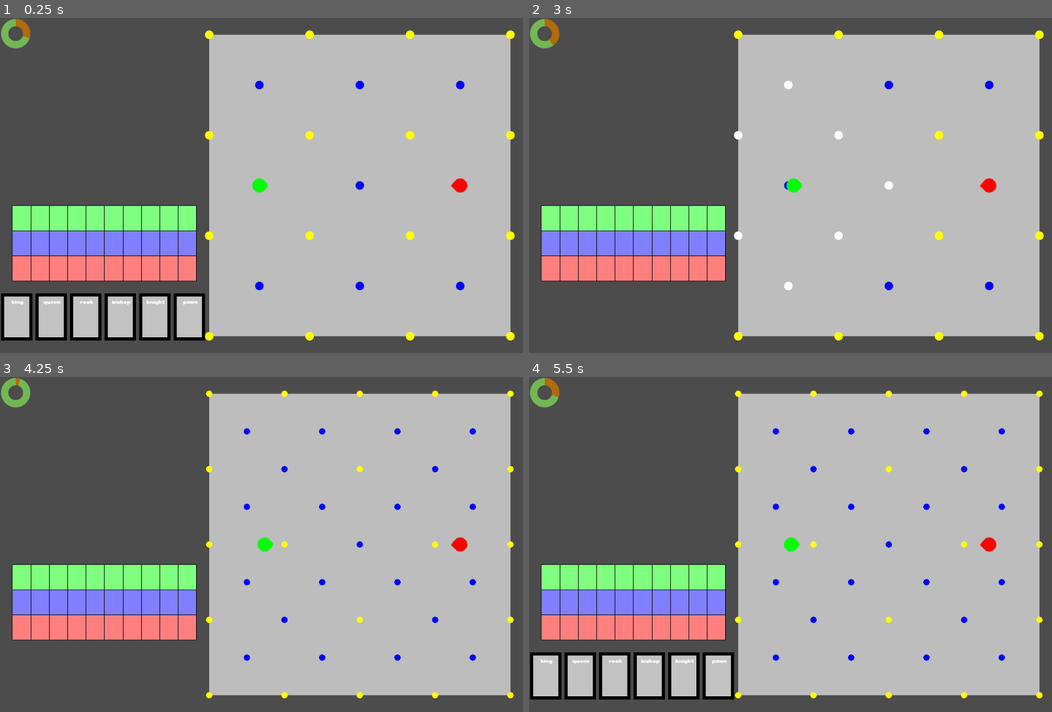
Above: before the commit, frames 1-4 (two rows, left to right).
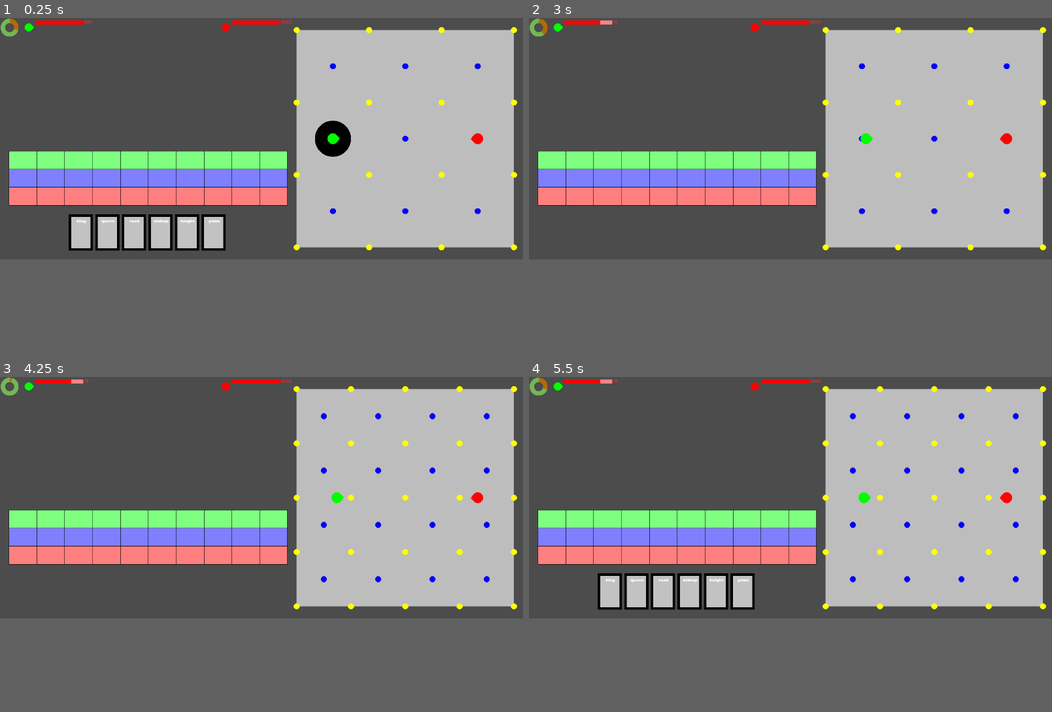
Above: after the commit, the same moments.

Repository: Pe3Hu/kanikani
Game: Godot game, scene res://scenes/Game.tscn
Two runs of this game, one before a commit and one after it. Both use one fixed random seed, a clock stepped at 60 frames per second and the inputs below.
Inputs (mouse positions are in pixels of both pictures, inside the frame that each line leads up to):
- Up to frame 1 (0.25 s): no input
- Up to frame 2 (3 s): click (544, 316) at 0.52 s; tap Enter at 1.25, 2.75 s; move the mouse to (905, 168) at 1.27 s; hold D 1.28-2.03 s; tap Q at 1.35 s; click (905, 168) at 1.42 s; tap Space at 2 s; move the mouse to (685, 202) at 2.02 s; hold S 2.03-2.78 s; tap E at 2.1 s; move the mouse to (842, 111) at 2.77 s; hold D from 2.78 s (still down); tap 1 at 2.85 s
- Up to frame 3 (4.25 s): tap Space at 3.5 s; move the mouse to (235, 611) at 3.52 s; release D at 3.53 s; hold W from 3.53 s (still down); tap Q at 3.6 s; click (235, 611) at 3.67 s
- Up to frame 4 (5.5 s): move the mouse to (947, 594) at 4.27 s; release W at 4.28 s; hold A from 4.28 s (still down); tap E at 4.35 s; move the mouse to (633, 494) at 5.02 s; tap 1 at 5.1 s
In our replay, the window is 800x512 before the commit and 800x369 after it. These sizes can differ from the game's own. Grey fills any space a smaller window leaves; there, only what the larger window draws over its background counts as a difference.

The runs differ from the first frame. In frame 1, 39% of the frame differs, in the area x 0-100%, y 0-100%; in frame 2, 42%; in frame 3, 42%; in frame 4, 39%.

Commit message:
update version 0.0051
1. dancer ui bars added
2. dot center color bug fixed

Diff:
--- a/project.godot
+++ b/project.godot
@@ -24,8 +24,7 @@
 
 [display]
 
-window/size/width=1000
-window/size/height=640
+window/size/width=1300
 
 [physics]
 
--- a/scenes/Dancer.tscn
+++ b/scenes/DancerMap.tscn
@@ -1,9 +1,9 @@
 [gd_scene load_steps=3 format=2]
 
 [ext_resource path="res://assets/dancer.png" type="Texture" id=1]
-[ext_resource path="res://Dancer.gd" type="Script" id=2]
+[ext_resource path="res://scripts/DancerMap.gd" type="Script" id=2]
 
-[node name="Dancer" type="Area2D"]
+[node name="DancerMap" type="Area2D"]
 script = ExtResource( 2 )
 
 [node name="Sprite" type="Sprite" parent="."]
--- /dev/null
+++ b/scenes/DancerUI.tscn
@@ -0,0 +1,82 @@
+[gd_scene load_steps=6 format=2]
+
+[ext_resource path="res://assets/dancer.png" type="Texture" id=1]
+[ext_resource path="res://assets/fonts/ALBA____.TTF" type="DynamicFontData" id=2]
+[ext_resource path="res://assets/bars/bar_120_10.png" type="Texture" id=3]
+[ext_resource path="res://scripts/DancerUI.gd" type="Script" id=4]
+
+[sub_resource type="DynamicFont" id=1]
+size = 10
+use_filter = true
+extra_spacing_space = 4
+font_data = ExtResource( 2 )
+
+[node name="DancerUI" type="Node2D"]
+script = ExtResource( 4 )
+
+[node name="Sprite" type="Sprite" parent="."]
+position = Vector2( 1, 1 )
+scale = Vector2( 0.75, 0.75 )
+texture = ExtResource( 1 )
+
+[node name="BarHealth" type="TextureProgress" parent="."]
+margin_left = 17.0
+margin_top = -17.0
+margin_right = 137.0
+margin_bottom = -7.0
+value = 100.0
+texture_under = ExtResource( 3 )
+texture_progress = ExtResource( 3 )
+tint_under = Color( 0.996078, 0.521569, 0.521569, 1 )
+tint_over = Color( 0.741176, 0.282353, 0.282353, 1 )
+tint_progress = Color( 1, 0.0117647, 0.0117647, 1 )
+
+[node name="LabelHealth" type="Label" parent="."]
+modulate = Color( 1, 0.152941, 0.152941, 1 )
+margin_left = 139.0
+margin_top = -20.0
+margin_right = 153.0
+margin_bottom = -3.0
+custom_fonts/font = SubResource( 1 )
+text = "199"
+
+[node name="BarResource" type="TextureProgress" parent="."]
+visible = false
+margin_left = 17.0
+margin_top = -5.0
+margin_right = 137.0
+margin_bottom = 5.0
+texture_under = ExtResource( 3 )
+texture_progress = ExtResource( 3 )
+tint_over = Color( 0, 0, 0, 1 )
+
+[node name="LabelResource" type="Label" parent="."]
+visible = false
+modulate = Color( 0.0431373, 0.0431373, 0.0431373, 1 )
+margin_left = 140.0
+margin_top = -4.0
+margin_right = 154.0
+margin_bottom = 5.0
+custom_fonts/font = SubResource( 1 )
+text = "199"
+
+[node name="BarUltimate" type="TextureProgress" parent="."]
+visible = false
+modulate = Color( 1, 1, 0, 1 )
+margin_left = 17.0
+margin_top = 7.0
+margin_right = 137.0
+margin_bottom = 17.0
+texture_under = ExtResource( 3 )
+texture_progress = ExtResource( 3 )
+tint_over = Color( 0, 0, 0, 1 )
+
+[node name="LabelUltimate" type="Label" parent="."]
+visible = false
+modulate = Color( 1, 1, 0, 1 )
+margin_left = 140.0
+margin_top = 8.0
+margin_right = 154.0
+margin_bottom = 17.0
+custom_fonts/font = SubResource( 1 )
+text = "199"
--- a/scenes/Game.tscn
+++ b/scenes/Game.tscn
@@ -15,7 +15,7 @@
 [node name="TimeBar" type="TextureProgress" parent="."]
 margin_right = 240.0
 margin_bottom = 240.0
-rect_scale = Vector2( 0.25, 0.25 )
+rect_scale = Vector2( 0.2, 0.2 )
 max_value = 20.0
 value = 1.0
 texture_under = ExtResource( 1 )
@@ -28,7 +28,7 @@
 [node name="Ballroom" type="Node2D" parent="."]
 script = ExtResource( 3 )
 
-[node name="Dancers" type="Node" parent="Ballroom"]
+[node name="MapDancers" type="Node" parent="Ballroom"]
 
 [node name="Easel" type="Node2D" parent="."]
 
@@ -37,4 +37,6 @@
 [node name="Timeflow" type="Node2D" parent="."]
 script = ExtResource( 4 )
 
+[node name="UIDancers" type="Node" parent="."]
+
 [connection signal="timeout" from="Timer" to="." method="_on_Timer_timeout"]
--- a/scripts/BallroomDraw.gd
+++ b/scripts/BallroomDraw.gd
@@ -11,7 +11,7 @@
 			var dot = Global.obj.ballroom.dict.position[position]
 
 			if dot.arr.layer.has(Global.num.layer.square):
-				draw_circle(dot.vec.position, Global.dict.a[Global.num.layer.square], dot.color.current)
+				draw_circle(dot.vec.position, Global.num.dot.a, dot.color.current)
 
 		for exam in Global.obj.ballroom.arr.exam:
 			for zone in exam.arr.zone:
@@ -20,7 +20,7 @@
 						draw_circle(zone.arr.vertex.front(), zone.num.r, zone.color.background)
 
 		if Global.obj.ballroom.obj.current.dot:
-			draw_circle_arc(Global.obj.ballroom.obj.current.dot.vec.position, Global.num.dot.a, 0, 360, Color.black)
+			draw_circle_arc(Global.obj.ballroom.obj.current.dot.vec.position, Global.num.dot.a*1.5, 0, 360, Color.black)
 
 
 func draw_circle_arc(center, radius, angle_from, angle_to, color):
--- a/scripts/Classes_0.gd
+++ b/scripts/Classes_0.gd
@@ -107,6 +107,15 @@
 						var dot_ = dict.position[shift]
 						dot.add_neighbor(layer, windrose, dot_)
 
+		for n in Global.arr.n:
+			for squares in dict.square[n]:
+				for square in squares:
+					var dot = dict.position[square.vec.center]
+					dot.arr.center.append(n)
+
+		update_dot_colors()
+
+	func update_dot_colors():
 		for position in dict.position.keys():
 			var dot = dict.position[position]
 			dot.update_color()
@@ -169,7 +178,7 @@
 		input.examiner = dict.troupe[team_].arr.dancer.front()
 		input.name = Global.arr.exam.front()
 		var exam = Classes_1.Exam.new(input)
-		#arr.exam.append(exam)
+		arr.exam.append(exam)
 
 	func shift_troupe(team_,step_):
 		for dancer in dict.troupe[team_].arr.dancer:
--- a/scripts/Classes_1.gd
+++ b/scripts/Classes_1.gd
@@ -16,7 +16,7 @@
 		num.l = input_.l
 		arr.n = input_.ns
 		arr.layer = []
-		arr.a = [Global.num.dot.a/arr.n.front()]
+		arr.center = []
 		vec.grid = input_.grid
 		vec.position = input_.position
 		obj.ballroom = input_.ballroom
@@ -34,9 +34,8 @@
 		else:
 			color.background = Color.yellow
 
-			for n in arr.n:
-				if n < 0:
-					color.background = Color.blue
+			if arr.center.has(Global.num.layer.square):
+				color.background = Color.blue
 
 			color.current = color.background
 
@@ -141,7 +140,7 @@
 				"instantaneous":
 					match word.type:
 						"percent":
-							var damage = float(dancer.num.hp.max*num.value)/100
+							var damage = float(dancer.obj.feature.dict["health"].max*num.value)/100
 							dancer.get_damage(damage)
 
 		arr.dancer = []
@@ -232,7 +231,7 @@
 			"classic exam 0":
 				input.effect = "instantaneous"
 				input.type = "percent"
-				input.value = 100
+				input.value = 25
 
 		obj.penalty = Classes_1.Penalty.new(input)
 
@@ -262,15 +261,25 @@
 		num.a = Global.num.dancer.a
 		obj.troupe = input_.troupe
 		obj.ballroom = obj.troupe.obj.ballroom
-		scene.dancer = Global.scene.dancer.instance()
-		Global.node.Dancers.add_child(scene.dancer)
-		set_position(Vector2(Global.vec.ballroom.offset.x,Global.vec.ballroom.offset.y))
+		init_feature()
+		init_scenes()
 		set_color()
 		vec.eye = Vector2(1,0)
 		num.angle = {}
 		num.angle.current = 0
 		num.angle.target = 0
-		init_feature()
+
+	func init_scenes():
+		scene.dancer = {}
+		scene.dancer.ui = Global.scene.dancer.ui.instance()
+		Global.node.UIDancers.add_child(scene.dancer.ui)
+		scene.dancer.ui.position = Global.vec[obj.troupe.word.team].current
+		Global.vec[obj.troupe.word.team].current.y += Global.vec.dancer.ui.y
+		update_health()
+
+		scene.dancer.map = Global.scene.dancer.map.instance()
+		Global.node.MapDancers.add_child(scene.dancer.map)
+		set_position(Vector2(Global.vec.ballroom.offset.x,Global.vec.ballroom.offset.y))
 
 	func init_feature():
 		var input = {}
@@ -284,11 +293,12 @@
 			"champion":
 				color.background = Color.green
 
-		scene.dancer.set_color(color.background)
+		scene.dancer.map.set_color(color.background)
+		scene.dancer.ui.set_color(color.background)
 
 	func set_position(position_):
 		vec.position = position_
-		scene.dancer.position = vec.position
+		scene.dancer.map.position = vec.position
 
 	func shift(step_):
 		set_position(obj.troupe.obj.ballroom.limit_step(vec.position,step_))
@@ -313,7 +323,7 @@
 
 	func rotate_by(angle_):
 		num.angle.current += angle_
-		scene.dancer.rotate(num.angle.current)
+		scene.dancer.map.rotate(num.angle.current)
 		update_eye()
 
 	func get_time_for_rotate():
@@ -323,7 +333,7 @@
 	func move_by(d_):
 		var step = Vector2(vec.eye.x*d_,vec.eye.y*d_)
 		vec.position += step
-		scene.dancer.position = vec.position
+		scene.dancer.map.position = vec.position
 
 	func get_time_for_move(position_):
 		var time = vec.position.distance_to(position_)/obj.feature.dict["move"].current
@@ -349,11 +359,14 @@
 				obj.ballroom.obj.current.dot = null
 
 	func get_damage(damage_):
-		num.hp.current -= damage_
-		print(self, "now have hp ", num.hp.current)
-
-		if num.hp.current <= 0:
+		obj.feature.dict["health"].current -= damage_
+		update_health()
+
+		if obj.feature.dict["health"].current <= 0:
 			die()
+
+	func update_health():
+		scene.dancer.ui.set_healt(self)
 
 	func die():
 		obj.troupe.arr.dancer.erase(self)
@@ -361,7 +374,7 @@
 		for exam in obj.troupe.obj.ballroom.arr.exam:
 			exam.arr.examinee.erase(self)
 
-		scene.dancer.queue_free()
+		scene.dancer.map.queue_free()
 		#Global.node.Dancers
 
 class Troupe:
--- a/scripts/Classes_2.gd
+++ b/scripts/Classes_2.gd
@@ -143,7 +143,7 @@
 			for end in ends:
 				end.update_color()
 
-			Global.obj.ballroom.obj.current.dot =null
+			Global.obj.ballroom.obj.current.dot = null
 
 class Easel:
 	var num = {}
--- a/scripts/Classes_3.gd
+++ b/scripts/Classes_3.gd
@@ -20,7 +20,6 @@
 				num.value *= Global.obj.timeflow.num.tick
 				obj.object.obj.dot.obj.dancer = null
 				obj.object.obj.dot = null
-				print("begin",obj.object.vec.position)
 				pass
 
 	func apply():
--- /dev/null
+++ b/scripts/DancerUI.gd
@@ -0,0 +1,13 @@
+extends Node2D
+
+
+
+func set_color(color_):
+	var sprite = get_node("Sprite")
+	sprite.modulate = color_
+
+func set_healt(dancer):
+	var label = get_node("LabelHealth")
+	label.text = str(dancer.obj.feature.dict["health"].current)
+	var bar = get_node("BarHealth")
+	bar.value = float(dancer.obj.feature.dict["health"].current)/dancer.obj.feature.dict["health"].max*bar.max_value
--- a/scripts/Global.gd
+++ b/scripts/Global.gd
@@ -25,7 +25,7 @@
 	num.ballroom.width = 1
 
 	num.dot = {}
-	num.dot.a = num.ballroom.a/3
+	num.dot.a = num.ballroom.a/6
 
 	num.dancer = {}
 	num.dancer.a = num.ballroom.a/6
@@ -58,7 +58,7 @@
 	dict.a = {}
 
 	for n in Global.arr.n:
-		dict.a[n] = num.ballroom.a/n/2
+		dict.a[n] = num.ballroom.a/n
 
 func init_primary_key():
 	num.primary_key = {}
@@ -103,14 +103,14 @@
 	dict.feature = {}
 	dict.feature.base = {
 		"champion": {
-			"hp": 1000,
-			"mp": 100,
+			"health": 100,
+			"resource": 100,
 			"rotate": 0.5,
 			"move": 100,
 			"irritant": 1
 		},
 		"mob": {
-			"hp": 1000,
+			"health": 1000,
 			"rotate": 1,
 			"move": 1
 		}
@@ -160,7 +160,8 @@
 	node.TimeBar = get_node("/root/Game/TimeBar")
 	node.Game = get_node("/root/Game")
 	node.Hand = get_node("/root/Game/Easel/Hand")
-	node.Dancers = get_node("/root/Game/Ballroom/Dancers")
+	node.MapDancers = get_node("/root/Game/Ballroom/MapDancers")
+	node.UIDancers = get_node("/root/Game/UIDancers")
 
 func init_flag():
 	flag.click = false
@@ -192,6 +193,18 @@
 	vec.cord = {}
 	vec.cord.size = Vector2(num.space.l,num.ballroom.a)
 	num.dent.x = vec.cord.size.x/num.dent.n
+
+	vec.dancer = {}
+	vec.dancer.ui = Vector2(200,35)
+
+	vec.champion = {}
+	vec.champion.offset = Vector2(num.border.gap+node.TimeBar.rect_size.x*node.TimeBar.rect_scale.x,num.border.gap)
+	vec.champion.current = vec.champion.offset
+
+	vec.mob = {}
+	vec.mob.offset = Vector2(vec.ballroom.offset.x-vec.dancer.ui.x+num.border.gap,num.border.gap)
+	vec.mob.current = vec.mob.offset
+
 
 func init_color():
 	color.cord = {
@@ -211,7 +224,9 @@
 		dict.font[name].size = num.pas.label
 
 func init_scene():
-	scene.dancer = preload("res://scenes/Dancer.tscn")
+	scene.dancer = {}
+	scene.dancer.map = preload("res://scenes/DancerMap.tscn")
+	scene.dancer.ui = preload("res://scenes/DancerUI.tscn")
 	scene.card = preload("res://scenes/Card.tscn")
 
 func _ready():
@@ -228,6 +243,7 @@
 func next_square_layer():
 	var index = (arr.n.find(num.layer.square)+1)%arr.n.size()
 	num.layer.square = arr.n[index]
+	Global.obj.ballroom.update_dot_colors()
 	Global.obj.ballroom.get_dots_by_pas()
 
 func custom_log(value_,base_):
Binary file added: assets/bars/bar_120_10.png
Not shown, added: assets/bars/bar_120_10.png.import
Renamed: Dancer.gd -> scripts/DancerMap.gd
